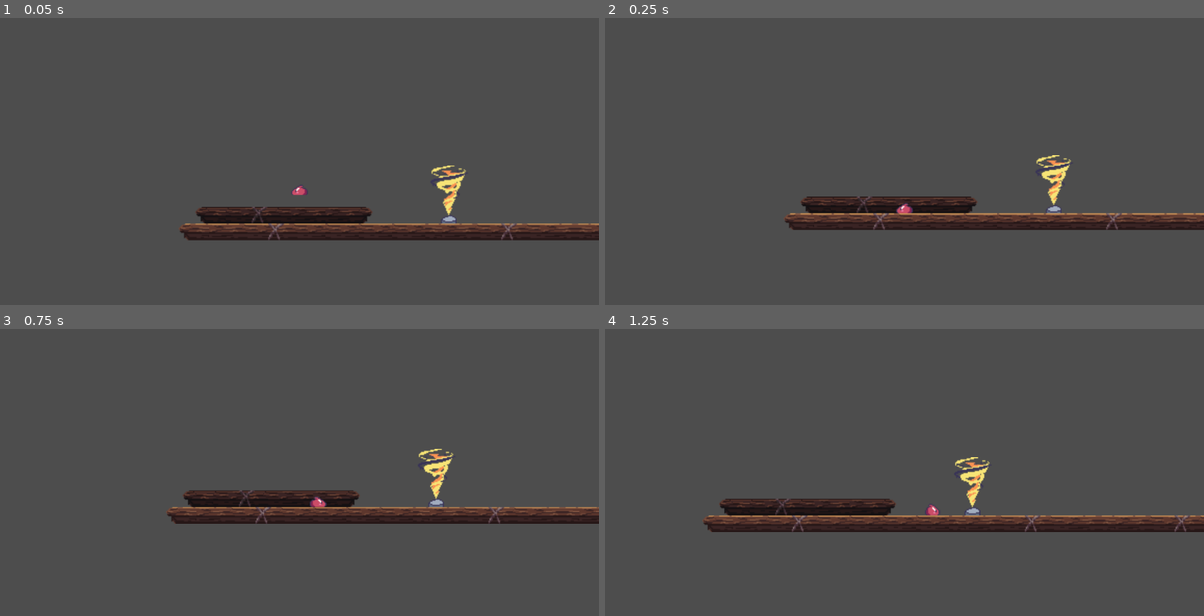
Above: before the commit, frames 1-4 (two rows, left to right).
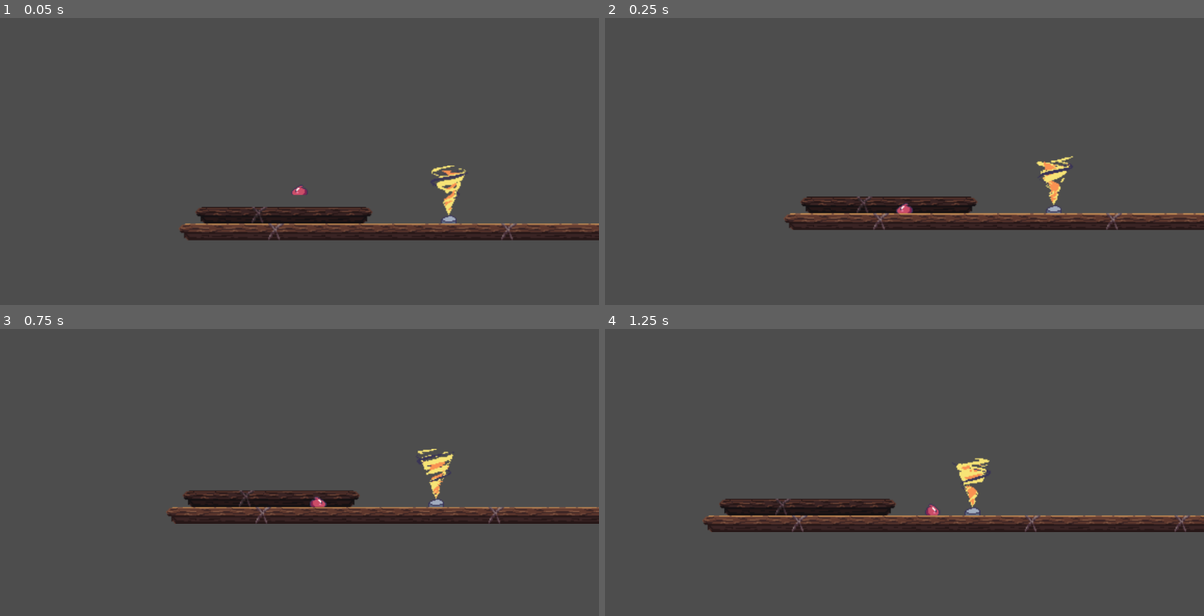
Above: after the commit, the same moments.

Repository: JosephBapt/proyecto-programacion-2
Game: Godot game, scene res://scenes/maps/map1/map1.tscn
The game is run twice, just before and just after one commit, with the same random seed, the same clock (stepped at 60 frames per second) and the same inputs.
Inputs:
- Up to frame 1 (0.05 s): no input
- Up to frame 2 (0.25 s): no input
- Up to frame 3 (0.75 s): hold C (move_right) from 0.53 s (still down)
- Up to frame 4 (1.25 s): keep holding C (move_right); tap Up (move_jump) at 0.77 s

Frame 1 is identical in both runs. In frame 2, 0.4% of the frame differs, in the area x 71-79%, y 47-65%; in frame 3, 0.4%; in frame 4, 0.4%.

Commit message:
fix animacion

Diff:
--- a/scenes/elements/win_altar/win_altar.gd
+++ b/scenes/elements/win_altar/win_altar.gd
@@ -1,7 +1,5 @@
 extends Node2D
 
-@onready var main_character_blue = $"../main_character"
-@onready var animation = $StaticBody2D/AnimationPlayer
 # Called when the node enters the scene tree for the first time.
 func _ready() -> void:
 	pass # Replace with function body.
@@ -10,13 +8,3 @@
 # Called every frame. 'delta' is the elapsed time since the previous frame.
 func _process(delta: float) -> void:
 	pass
-
-func _on_area_2d_body_entered(body: Node2D) -> void:
-	print("2")
-	if body.name == "main_character_blue" or body.name == "main_character_red" or body.name == "main_character":
-		main_character_blue.end = 1
-
-
-
-func _on_area_2d_area_entered(area: Area2D) -> void:
-	print("1")
--- a/scenes/elements/win_altar/win_altar.tscn
+++ b/scenes/elements/win_altar/win_altar.tscn
@@ -7,29 +7,29 @@
 [sub_resource type="RectangleShape2D" id="RectangleShape2D_kiiq7"]
 size = Vector2(36, 56)
 
-[sub_resource type="Animation" id="Animation_wg70u"]
+[sub_resource type="Animation" id="Animation_whblj"]
 resource_name = "movement"
-length = 1.5
+length = 0.8
 loop_mode = 1
 tracks/0/type = "value"
 tracks/0/imported = false
 tracks/0/enabled = true
-tracks/0/path = NodePath("../Area2D/Sprite2D:frame")
+tracks/0/path = NodePath("Sprite2D:frame")
 tracks/0/interp = 1
 tracks/0/loop_wrap = true
 tracks/0/keys = {
-"times": PackedFloat32Array(0, 0.1666, 0.3333, 0.5, 0.6666, 0.8334, 1, 1.1666),
+"times": PackedFloat32Array(0, 0.1, 0.2, 0.3, 0.4, 0.5, 0.6, 0.7),
 "transitions": PackedFloat32Array(1, 1, 1, 1, 1, 1, 1, 1),
 "update": 1,
 "values": [0, 1, 2, 3, 4, 5, 6, 7]
 }
 
-[sub_resource type="Animation" id="Animation_p554g"]
+[sub_resource type="Animation" id="Animation_uu82b"]
 length = 0.001
 tracks/0/type = "value"
 tracks/0/imported = false
 tracks/0/enabled = true
-tracks/0/path = NodePath("../Area2D/Sprite2D:frame")
+tracks/0/path = NodePath("Sprite2D:frame")
 tracks/0/interp = 1
 tracks/0/loop_wrap = true
 tracks/0/keys = {
@@ -39,10 +39,10 @@
 "values": [0]
 }
 
-[sub_resource type="AnimationLibrary" id="AnimationLibrary_uhc1y"]
+[sub_resource type="AnimationLibrary" id="AnimationLibrary_qyoc2"]
 _data = {
-"RESET": SubResource("Animation_p554g"),
-"movement": SubResource("Animation_wg70u")
+"RESET": SubResource("Animation_uu82b"),
+"movement": SubResource("Animation_whblj")
 }
 
 [node name="WinAltar" type="Node2D"]
@@ -64,12 +64,7 @@
 texture = ExtResource("2_iejd2")
 
 [node name="AnimationPlayer" type="AnimationPlayer" parent="Area2D"]
-root_node = NodePath("")
 libraries = {
-"": SubResource("AnimationLibrary_uhc1y")
+"": SubResource("AnimationLibrary_qyoc2")
 }
 autoplay = "movement"
-speed_scale = 3.0
-
-[connection signal="area_entered" from="Area2D" to="." method="_on_area_2d_area_entered"]
-[connection signal="body_entered" from="Area2D" to="." method="_on_area_2d_body_entered"]
